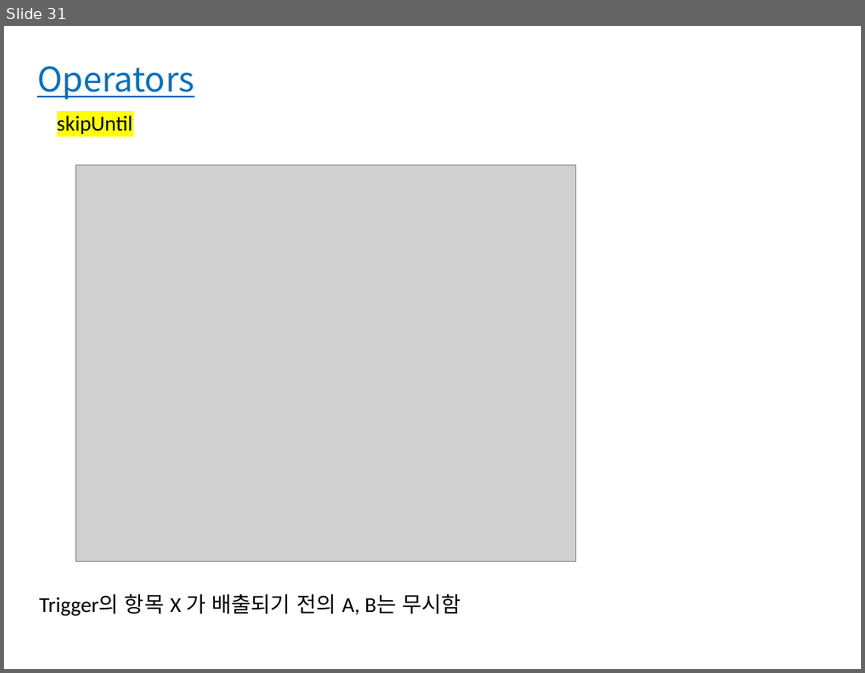
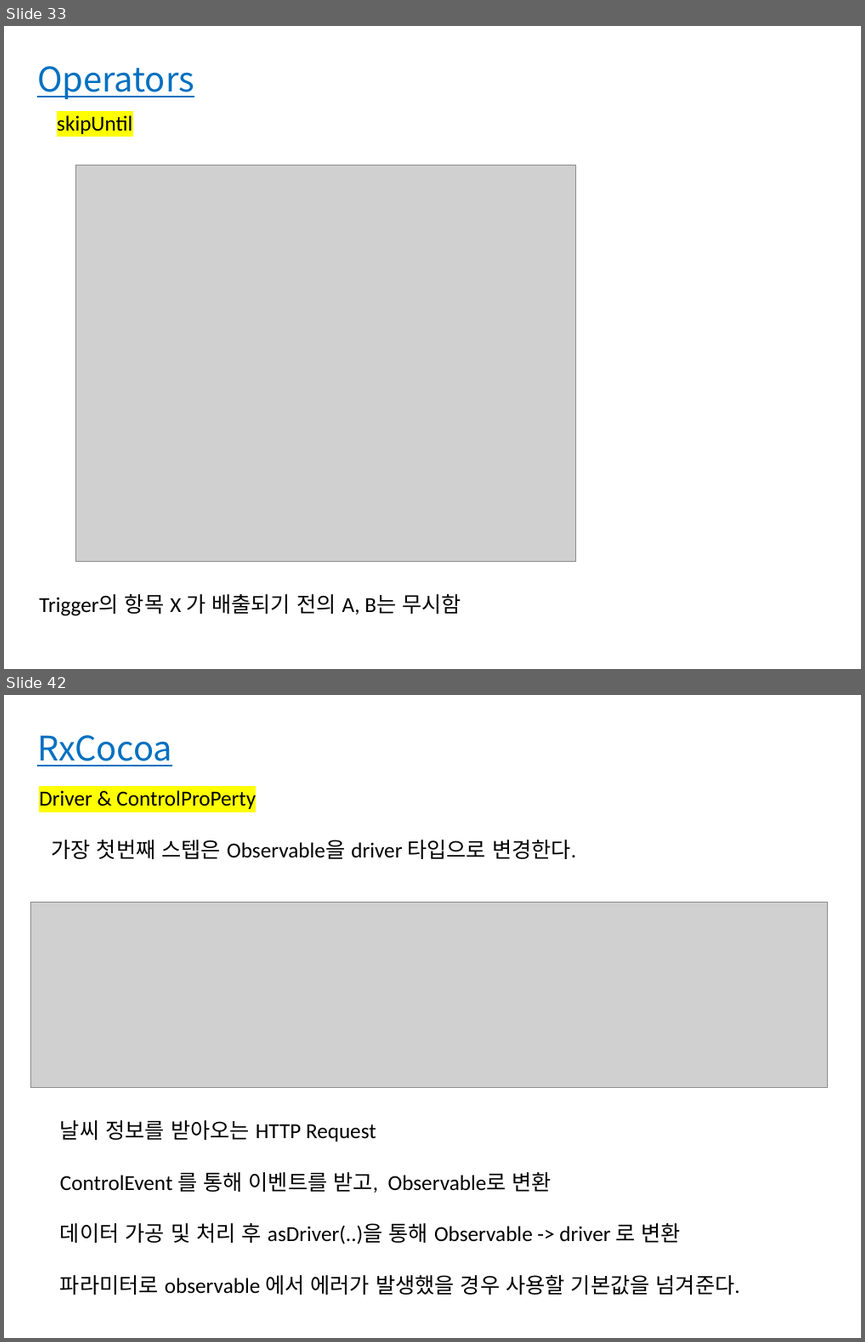
Before and after one commit to bbangbin97/RxSwift_Project, a slide deck: RxSwift.pptx. Shown one above the other, each under a label of ours: slide 31 before the commit, slides 33 and 42 after it; the slides between them are not shown. The pictures are 865x673 and 865x1342 pixels, drawn with LibreOffice and Linux fonts; fonts in the diff are those of the drawing; grey boxes stand for pictures. Boxes give left, top, right and bottom in pixels: in the first picture for what was removed or moved away, otherwise in the second. Text is boxed around its words. In the diff, an @@ line names an element or a change of style, - is before the commit and + after.

```diff
--- a/RxSwift.pptx
+++ b/RxSwift.pptx
@@ slide 42 added at box(4, 695, 861, 1338), background #FFFFFF @@
@@ text added at box(37, 735, 172, 766), 28.5 pt, text #0070C0, underline @@
+RxCocoa
@@ text added at box(39, 790, 256, 809), 18 pt, text #000000 @@
+Driver & ControlProPerty
@@ text added at box(52, 839, 576, 859), 18 pt, text #000000 @@
+가장 첫번째 스텝은 Observable을 driver 타입으로 변경한다.
@@ picture added at box(30, 902, 827, 1088) @@
@@ text added at box(60, 1120, 740, 1294), 18 pt, text #000000 @@
+날씨 정보를 받아오는 HTTP Request
+ControlEvent 를 통해 이벤트를 받고, Observable로 변환
+데이터 가공 및 처리 후 asDriver(..)을 통해 Observable -> driver 로 변환
+파라미터로 observable 에서 에러가 발생했을 경우 사용할 기본값을 넘겨준다.
@@ what was slide 31 is now slide 33 @@
```
Also in this commit, not shown: 1 slide changed, 12 other slides added.
